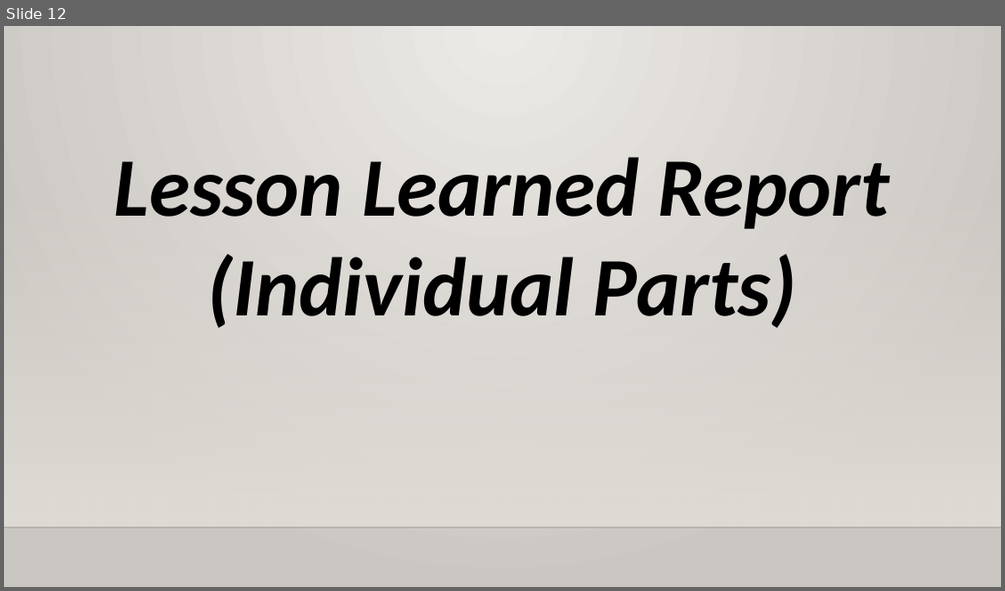
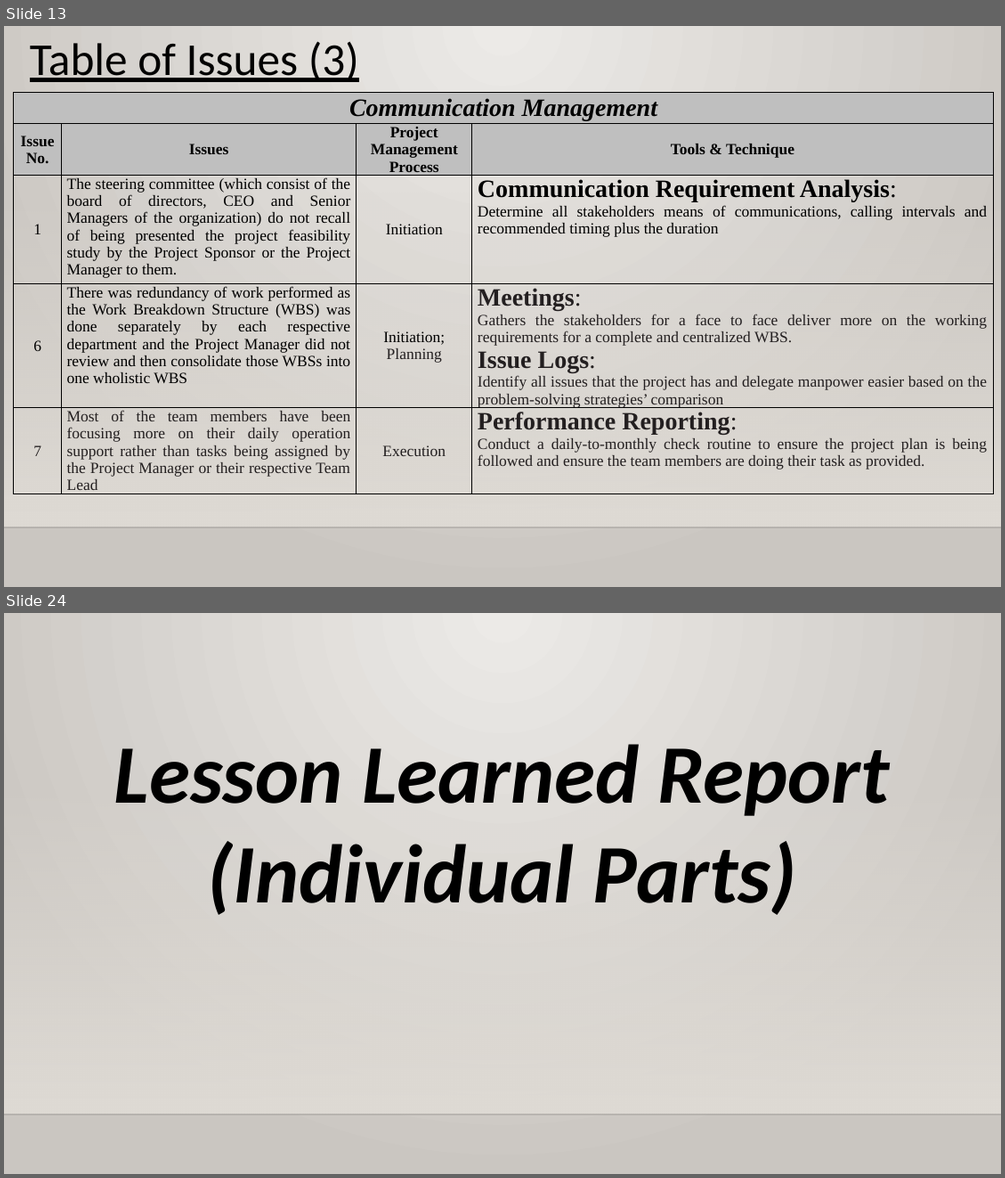
Before and after one commit to XtremisStudio/Project-Management, a slide deck: PRMGT_Presentation_Template.pptx. Shown one above the other, each under a label of ours: slide 12 before the commit, slides 13 and 24 after it; the slides between them are not shown. The pictures are 1005x591 and 1005x1178 pixels, drawn with LibreOffice and Linux fonts; fonts in the diff are those of the drawing; background and template pictures are left out. Boxes give left, top, right and bottom in pixels: in the first picture for what was removed or moved away, otherwise in the second. Text is boxed around its words. In the diff, an @@ line names an element or a change of style, - is before the commit and + after.

```diff
--- a/PRMGT_Presentation_Template.pptx
+++ b/PRMGT_Presentation_Template.pptx
@@ slide 13 added at (4,26,1001,587), background gradient #ECEAE7 to #CAC7C1; not listed: 2 template elements that a slide beside it also shows @@
@@ text added at (30,41,359,82), 44 pt, text #000000, underline @@
+Table of Issues (3)
@@ table added at (14,93,994,520), 5 rows, 4 columns @@
+Communication Management |  |  | 
+Issue No. | Issues | Project Management Process | Tools & Technique
+1 | The steering committee (which consist of the board of directors, CEO and Senior Managers of the organization) do not recall of being presented the project feasibility study by the Project Sponsor or the Project Manager to them. | Initiation | Communication Requirement Analysis: / Determine all stakeholders means of communications, calling intervals and recommended timing plus the duration
+6 | There was redundancy of work performed as the Work Breakdown Structure (WBS) was done separately by each respective department and the Project Manager did not review and then consolidate those WBSs into one wholistic WBS | Initiation; / Planning | Meetings: / Gathers the stakeholders for a face to face deliver more on the working requirements for a complete and centralized WBS. / Issue Logs: / Identify all issues that the project has and delegate manpower easier based on the problem-solving strategies’ comparison
+7 | Most of the team members have been focusing more on their daily operation support rather than tasks being assigned by the Project Manager or their respective Team Lead | Execution | Performance Reporting: / Conduct a daily-to-monthly check routine to ensure the project plan is being followed and ensure the team members are doing their task as provided.
@@ what was slide 12 is now slide 24 @@
```
Also in this commit, not shown: 11 slides changed, 14 other slides added, 1 slide removed, 3 other files.
